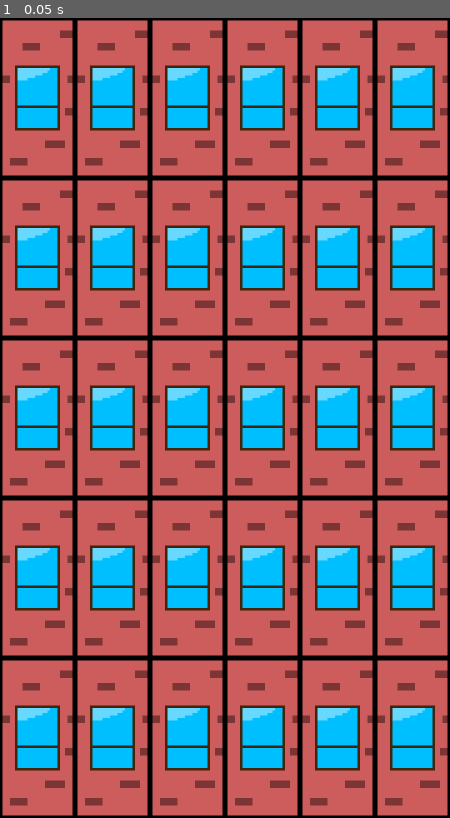
Above: before the commit, frame 1.
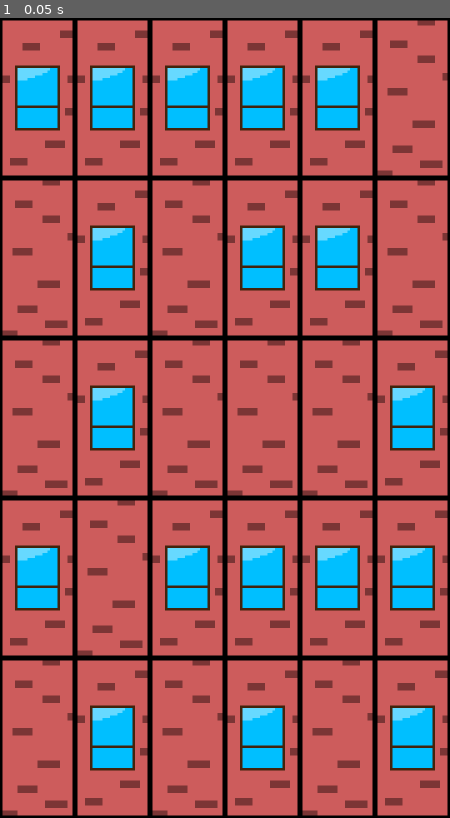
Above: after the commit, the same moment.

Repository: Undertovv/HS-GameJam_chicxulub
Game: Godot game, scene res://scenes/main.tscn
Two runs of this game, one before a commit and one after it. Both use one fixed random seed, a clock stepped at 60 frames per second and the inputs below.
Inputs:
- Up to frame 1 (0.05 s): no input

The runs differ from the first frame. In frame 1, 15% of the frame differs, in the area x 0-100%, y 0-100%.

Commit message:
Create placeholder for segment randomisation

Diff:
--- a/scenes/segment.tscn
+++ b/scenes/segment.tscn
@@ -7,9 +7,9 @@
 [node name="Segment" type="Node2D"]
 script = ExtResource("1_krjw4")
 
-[node name="Interactions" type="TileMapLayer" parent="."]
-tile_set = ExtResource("2_6voqr")
-
 [node name="Building" type="TileMapLayer" parent="."]
 tile_map_data = PackedByteArray("AAAAAAAAAQAAAAAAAAABAAAAAQAAAAAAAAACAAAAAQAAAAAAAAADAAAAAQAAAAAAAAAEAAAAAQAAAAAAAAAFAA …(400 unchanged characters)…
 tile_set = ExtResource("3_y4upb")
+
+[node name="Interactions" type="TileMapLayer" parent="."]
+tile_set = ExtResource("2_6voqr")
--- a/scripts/segment/segment.gd
+++ b/scripts/segment/segment.gd
@@ -1,12 +1,25 @@
 class_name Segment
 extends Node2D
 
+const GRID_WIDTH: int = 6
+const GRID_HEIGHT: int = 5
+
 @onready
-var _interaction_grid: TileMapLayer = $Interactions
+var _building_layout: TileMapLayer = $Building
 
 func _ready() -> void:
 	randomise_layout()
 
 func randomise_layout() -> void:
-	# TODO: Randomise the layouts and validate that you can complete them
-	pass
+	for x in GRID_WIDTH:
+		for y in GRID_HEIGHT:
+			var window: int = randi_range(0, 1)
+			_building_layout.set_cell(
+				Vector2i(x, y),
+				1,
+				Vector2i(window, 0)
+			)
+
+			if window == 0:
+				# Window was spawned, can create interactable
+				pass
